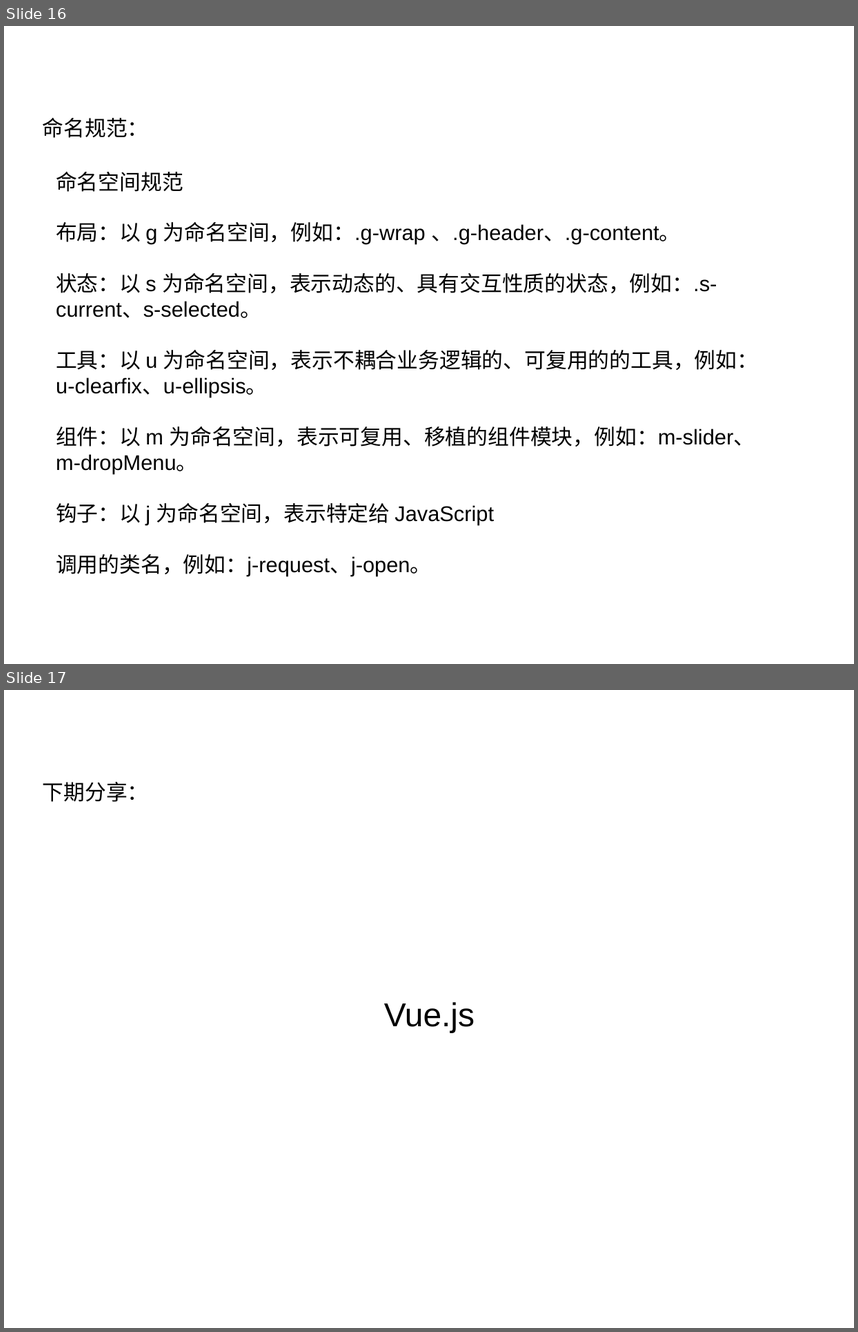
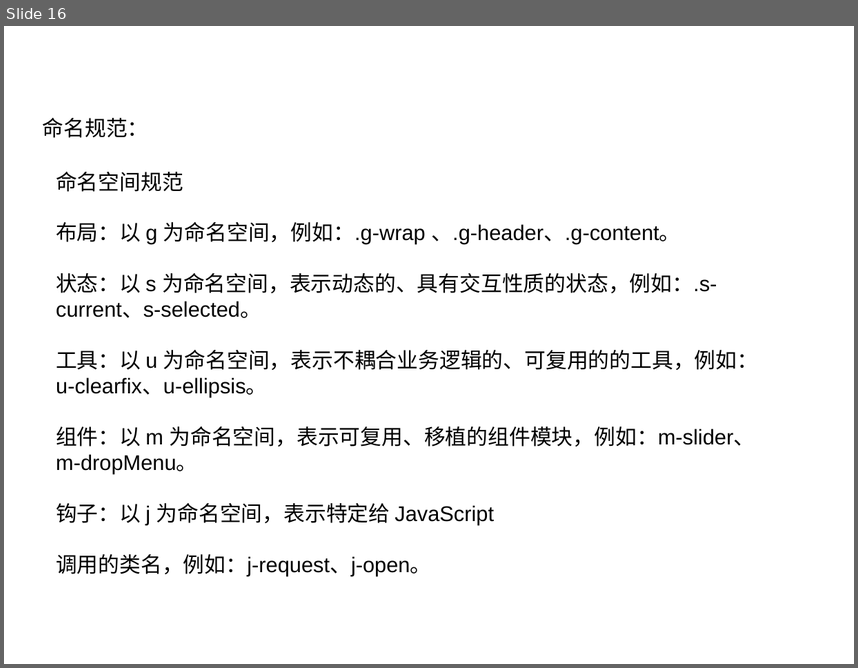
Before and after one commit to femonster/groceries, a slide deck: css-demo/分享模板.ppt. Shown one above the other, each under a label of ours: slides 16 and 17 before the commit, slide 16 after it. The pictures are 858x1332 and 858x668 pixels, drawn with LibreOffice and Linux fonts; fonts in the diff are those of the drawing; background and template pictures are left out. Boxes give left, top, right and bottom in pixels: in the first picture for what was removed or moved away, otherwise in the second. Text is boxed around its words. In the diff, an @@ line names an element or a change of style, - is before the commit and + after.

```diff
--- a/css-demo/分享模板.ppt
+++ b/css-demo/分享模板.ppt
@@ slide 17 removed at [4, 690, 854, 1328], background picture (left out) @@
@@ text removed at [43, 782, 149, 802] @@
-下期分享：
@@ text removed at [384, 1002, 475, 1032] @@
-Vue.js
```
Also in this commit, not shown: 1 slide changed.
